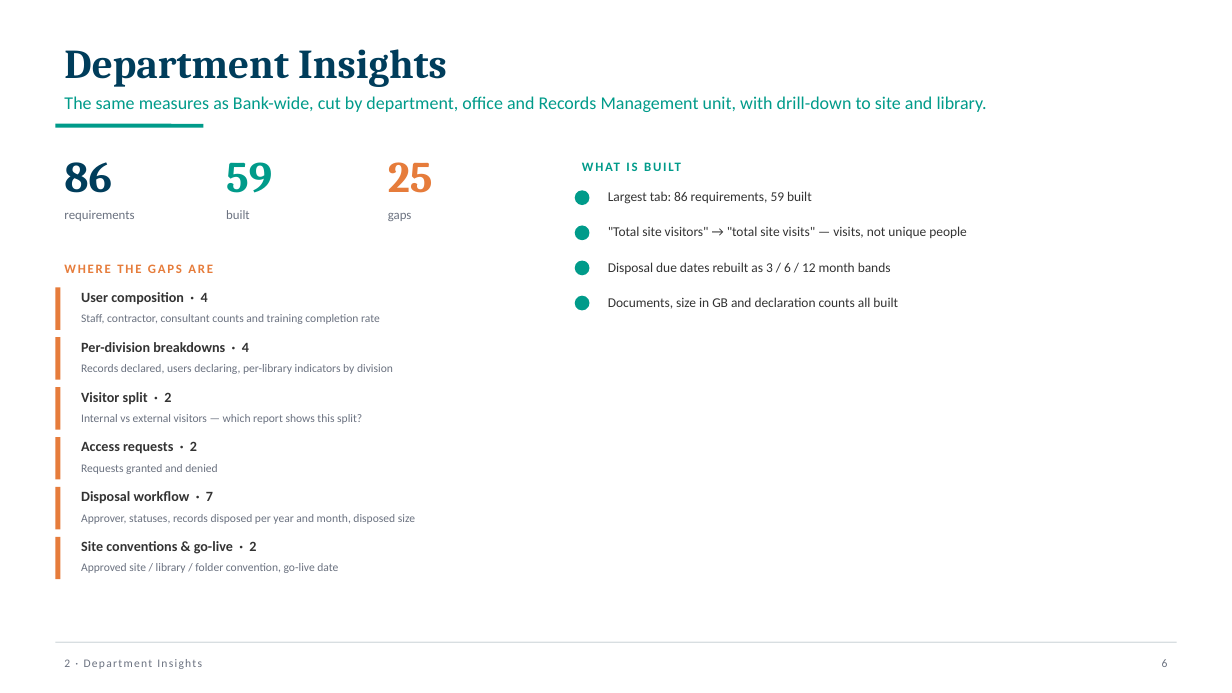
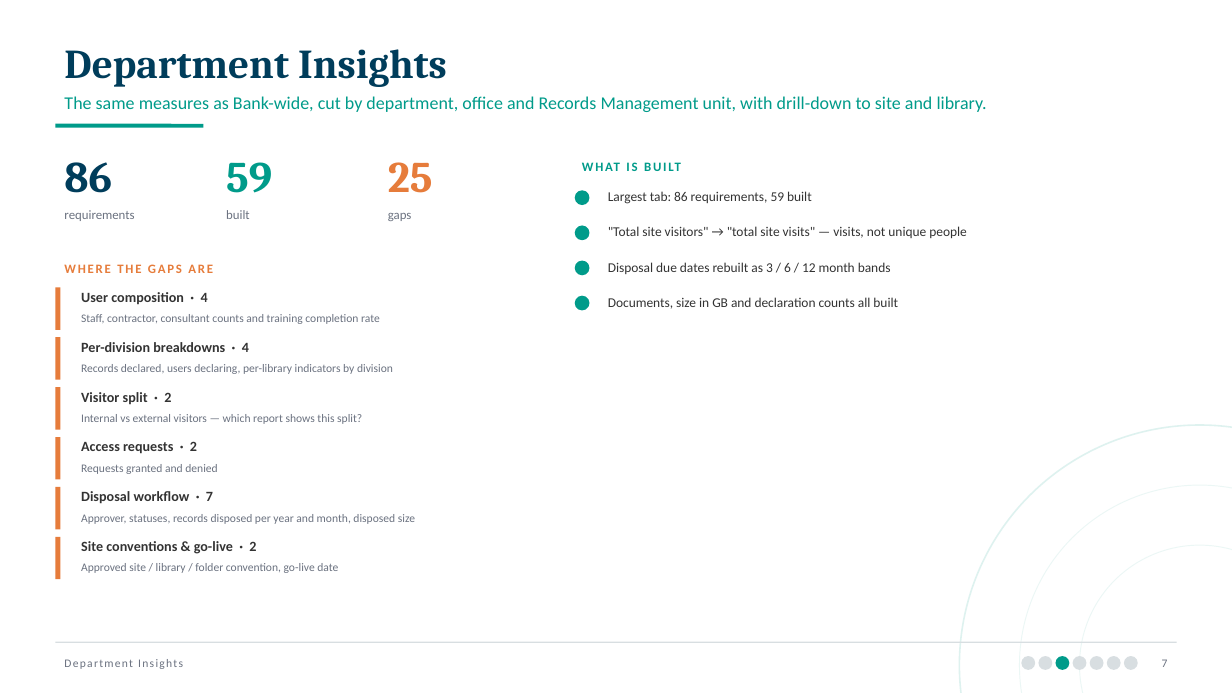
Before and after one commit to perezfiles01-droid/Jim, a slide deck: slide 7 of EDRMS_Workshop_Slides_20260825.pptx (slide 6 before the commit). Drawn at 1232x693 pixels with LibreOffice and Linux fonts; fonts in the diff are those of the drawing. Boxes give left, top, right and bottom in pixels: in the first picture for what was removed or moved away, otherwise in the second. Text is boxed around its words. In the diff, an @@ line names an element or a change of style, - is before the commit and + after.

```diff
--- a/EDRMS_Workshop_Slides_20260825.pptx
+++ b/EDRMS_Workshop_Slides_20260825.pptx
@@ ellipse added at (x1=959, y1=425, x2=1232, y2=693), outline #009B8A 1.25 pt @@
@@ ellipse added at (x1=1019, y1=485, x2=1232, y2=693), outline #009B8A 0.75 pt @@
@@ ellipse added at (x1=1080, y1=545, x2=1232, y2=693), outline #009B8A 0.75 pt @@
@@ text at (x1=64, y1=659, x2=183, y2=669): text changed @@
-2 · Department Insights
+Department Insights
@@ ellipse added at (x1=1021, y1=656, x2=1035, y2=670), fill #D8DEE1 @@
@@ ellipse added at (x1=1039, y1=656, x2=1053, y2=670), fill #D8DEE1 @@
@@ ellipse added at (x1=1055, y1=656, x2=1069, y2=670), fill #009B8A @@
@@ ellipse added at (x1=1073, y1=656, x2=1087, y2=670), fill #D8DEE1 @@
@@ ellipse added at (x1=1090, y1=656, x2=1104, y2=670), fill #D8DEE1 @@
@@ ellipse added at (x1=1107, y1=656, x2=1121, y2=670), fill #D8DEE1 @@
@@ ellipse added at (x1=1124, y1=656, x2=1138, y2=670), fill #D8DEE1 @@
@@ text removed at (x1=1162, y1=659, x2=1168, y2=667) @@
-6
@@ text added at (x1=1162, y1=659, x2=1168, y2=667), 9 pt, text #6B7280 @@
+7
```
Also in this commit, not shown: 10 other slides changed, 3 slides added, 2 other files.
